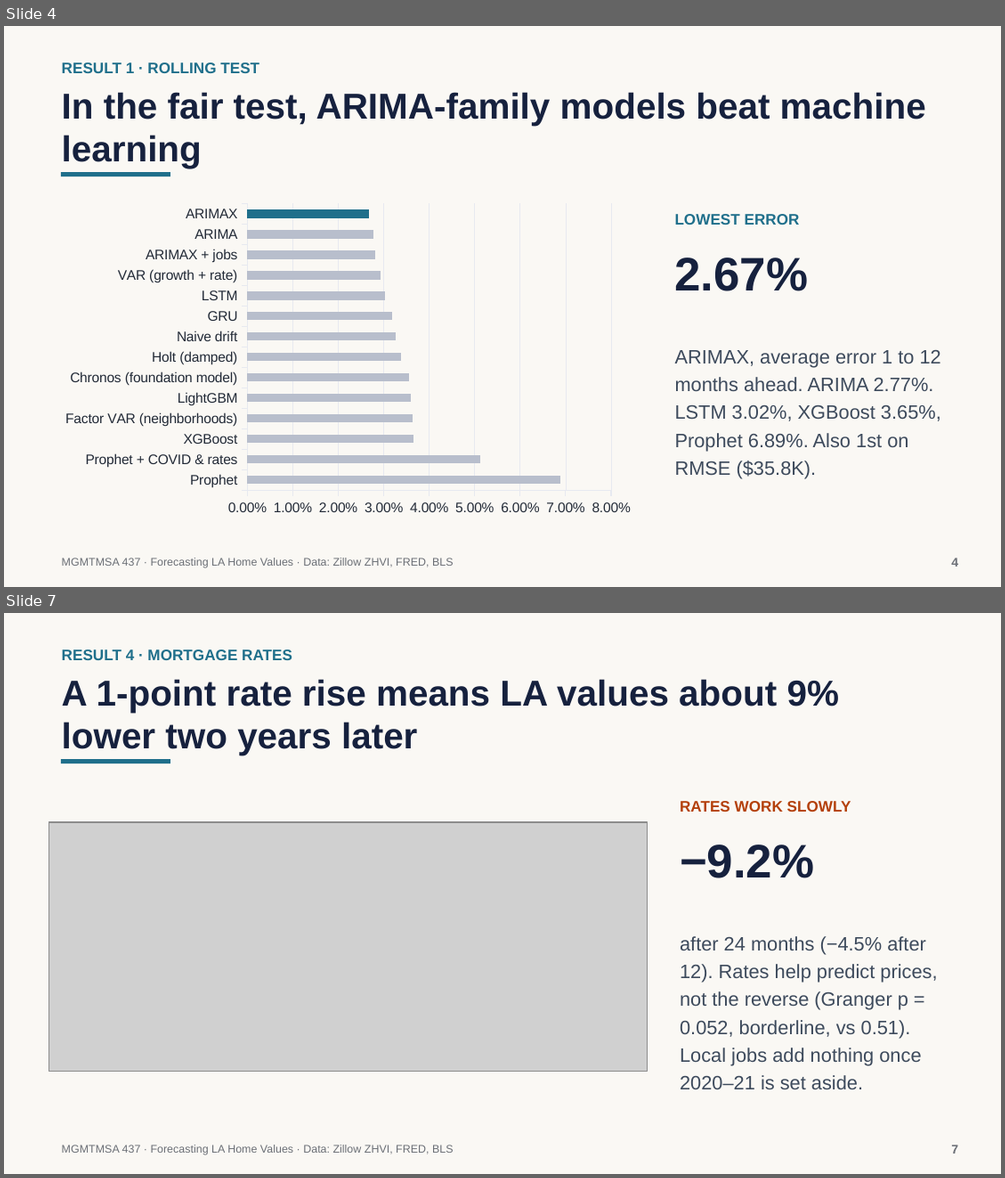
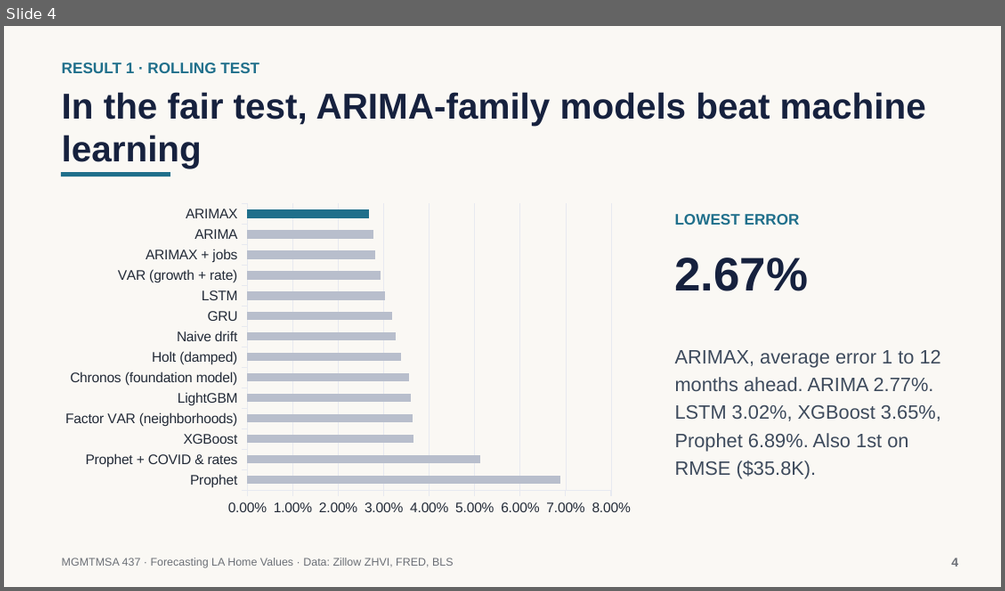
Before and after one commit to neiltd/la-housing-forecast, a slide deck: slides/LA_home_values_slides.pptx. Shown one above the other, each under a label of ours: slides 4 and 7 before the commit, slide 4 after it; the slides between them are not shown. The pictures are 1005x1178 and 1005x591 pixels, drawn with LibreOffice and Linux fonts; fonts in the diff are those of the drawing; grey boxes stand for pictures. Boxes give left, top, right and bottom in pixels: in the first picture for what was removed or moved away, otherwise in the second. Text is boxed around its words. In the diff, an @@ line names an element or a change of style, - is before the commit and + after.

```diff
--- a/slides/LA_home_values_slides.pptx
+++ b/slides/LA_home_values_slides.pptx
@@ slide 7 removed at <box>4,613,1001,1174</box>, background #FAF8F4 @@
@@ text removed at <box>62,649,292,660</box> @@
-RESULT 4 · MORTGAGE RATES
@@ text removed at <box>62,679,839,755</box> @@
-A 1-point rate rise means LA values about 9% lower two years later
@@ rectangle removed at <box>61,760,170,763</box> @@
@@ picture removed at <box>48,822,647,1070</box> @@
@@ text removed at <box>680,801,851,811</box> @@
-RATES WORK SLOWLY
@@ text removed at <box>680,844,814,878</box> @@
-−9.2%
@@ text removed at <box>680,936,937,1089</box> @@
-after 24 months (−4.5% after 12). Rates help predict prices, not the reverse (Granger p = 0.052, borderline, vs 0.51). Local jobs add nothing once 2020–21 is set aside.
@@ text removed at <box>62,1144,453,1155</box> @@
-MGMTMSA 437 · Forecasting LA Home Values · Data: Zillow ZHVI, FRED, BLS
@@ text removed at <box>951,1144,958,1153</box> @@
-7
```
Also in this commit, not shown: 5 slides changed, 1 slide added, 3 other files.
